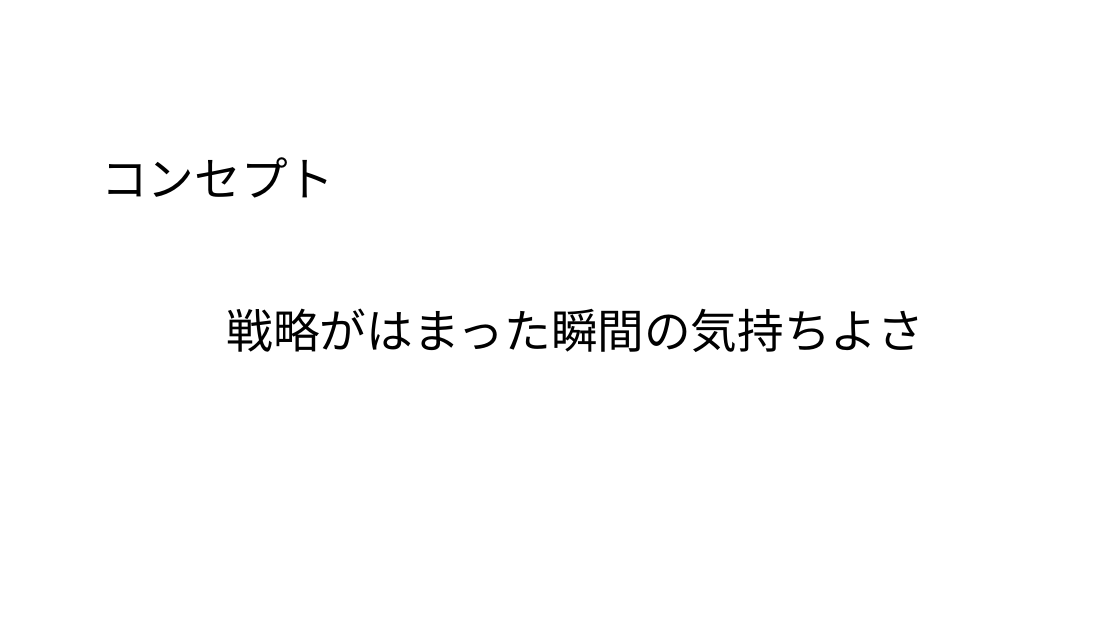
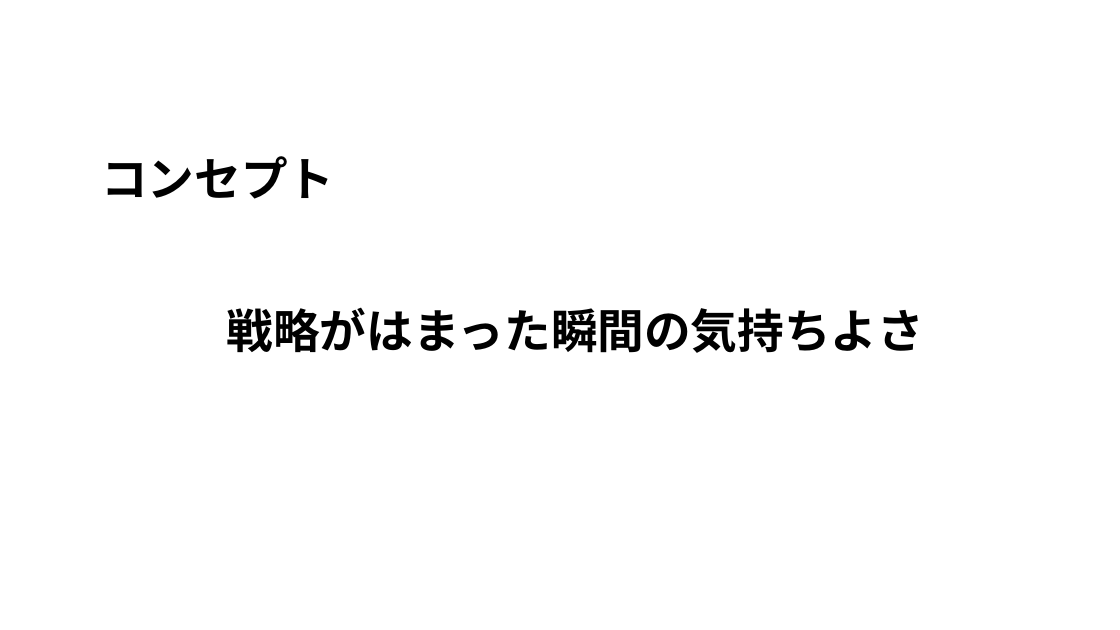
Before and after one commit to kubotananato/koukiteam, a slide deck: slide 3 of 企画書.pptx (slide 2 before the commit). Drawn at 1120x630 pixels with LibreOffice and Linux fonts; fonts in the diff are those of the drawing. Boxes give left, top, right and bottom in pixels: in the first picture for what was removed or moved away, otherwise in the second. Text is boxed around its words. In the diff, an @@ line names an element or a change of style, - is before the commit and + after.

```diff
--- a/企画書.pptx
+++ b/企画書.pptx
@@ text "コンセプト" at box(101, 156, 334, 199): bold on @@
@@ text "戦略がはまった瞬間の気持ちよさ" at box(227, 307, 924, 353): bold on @@
```
Also in this commit, not shown: 2 other slides changed, 1 slide added, 1 slide removed.
